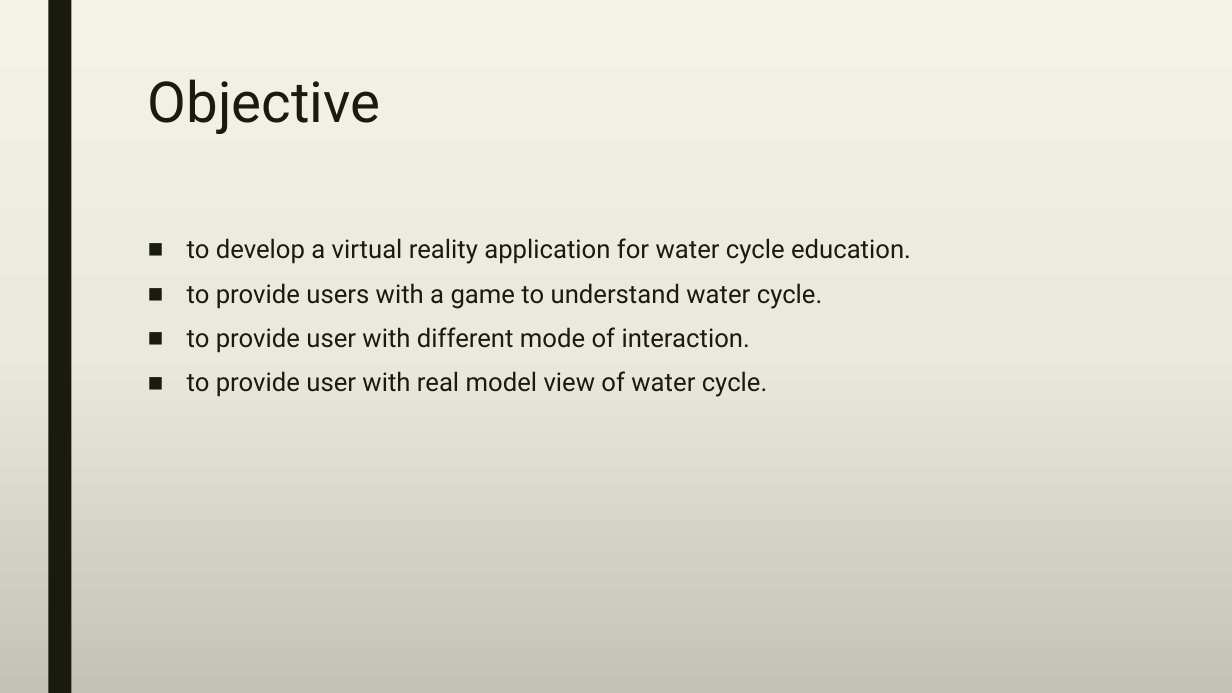
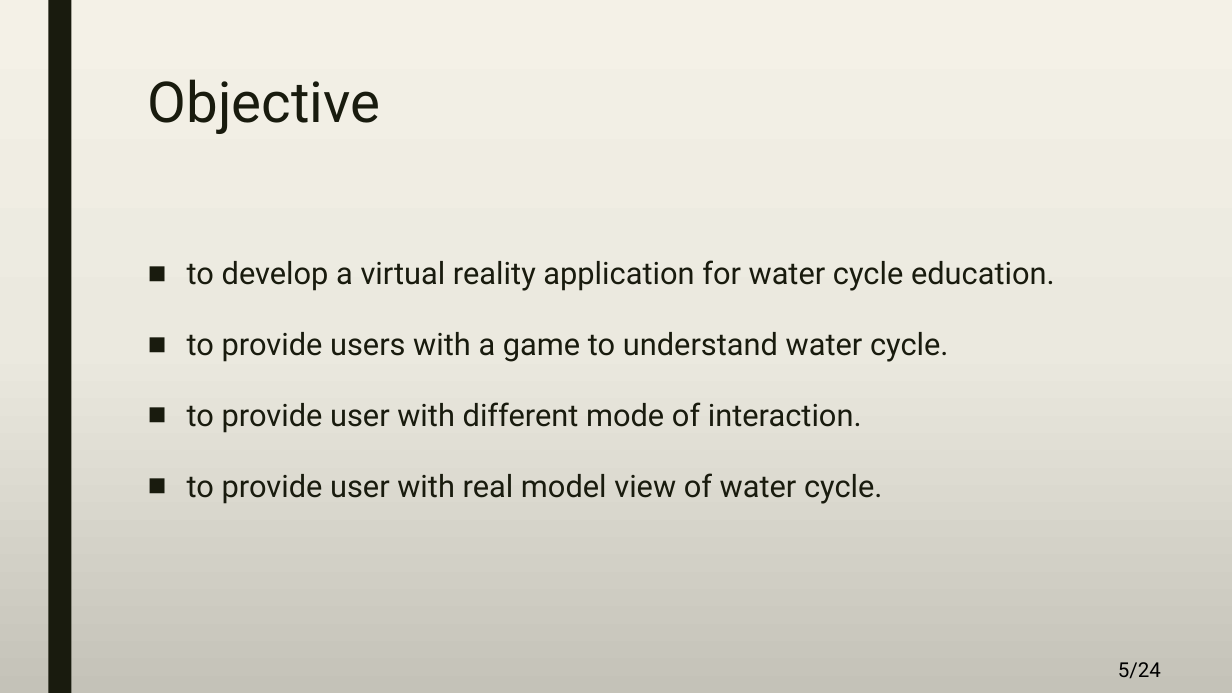
Before and after one commit to A-3li/Capstone, a slide deck: slide 5 of Capstone.pptx. Drawn at 1232x693 pixels with LibreOffice and Linux fonts; fonts in the diff are those of the drawing. Boxes give left, top, right and bottom in pixels: in the first picture for what was removed or moved away, otherwise in the second. Text is boxed around its words. In the diff, an @@ line names an element or a change of style, - is before the commit and + after.

```diff
--- a/Capstone.pptx
+++ b/Capstone.pptx
@@ text "to develop a virtual reality ..." at [187,260,1055,504]: size 20 to 24 pt; line spacing 0.94 to 1.5 @@
@@ page number added at [1118,662,1161,679], 16 pt, text #000000 @@
+5/24
```
Also in this commit, not shown: 21 other slides changed, 1 slide added.
